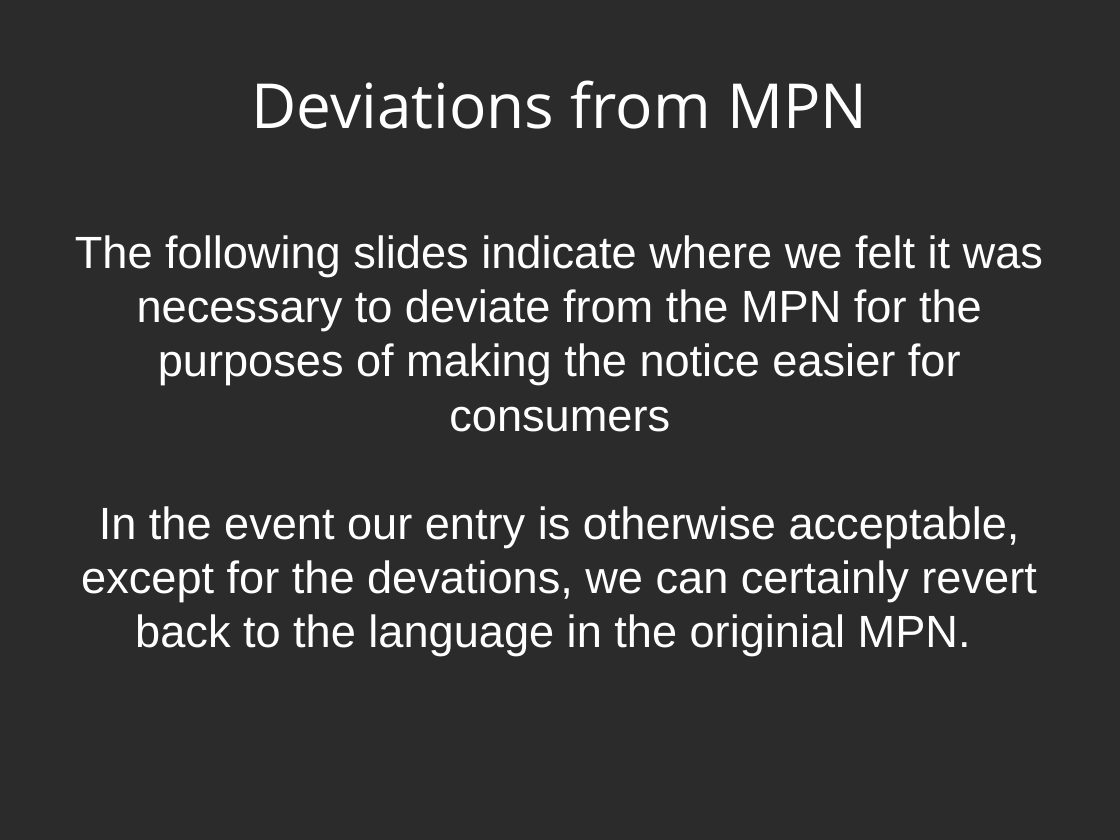
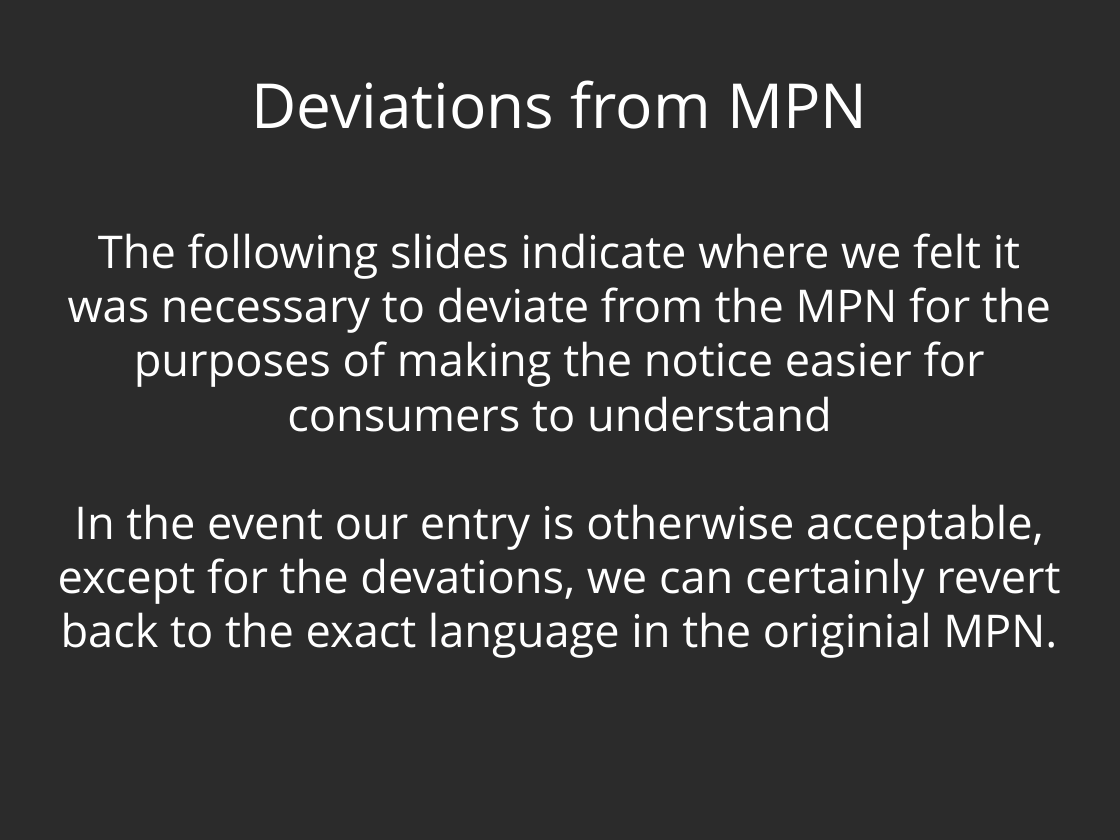
Before and after one commit to privacymaverick/mpn-generator, a slide deck: slide 6 of slidedeck.odp. Drawn at 1120x840 pixels with LibreOffice and Linux fonts; fonts in the diff are those of the drawing; background and template pictures are left out; a plain dark background stands for a picture behind light text. Boxes give left, top, right and bottom in pixels: in the first picture for what was removed or moved away, otherwise in the second. Text is boxed around its words. In the diff, an @@ line names an element or a change of style, - is before the commit and + after.

```diff
--- a/slidedeck.odp
+++ b/slidedeck.odp
@@ subtitle at bbox=[58, 233, 1060, 658]: text changed; font Arial to Open Sans @@
-The following slides indicate where we felt it was necessary to deviate from the MPN for the purposes of making the notice easier for consumers
-In the event our entry is otherwise acceptable, except for the devations, we can certainly revert back to the language in the originial MPN.
+The following slides indicate where we felt it was necessary to deviate from the MPN for the purposes of making the notice easier for consumers to understand
+In the event our entry is otherwise acceptable, except for the devations, we can certainly revert back to the exact language in the originial MPN.
```
Also in this commit, not shown: 8 other slides changed, 3 other files.
